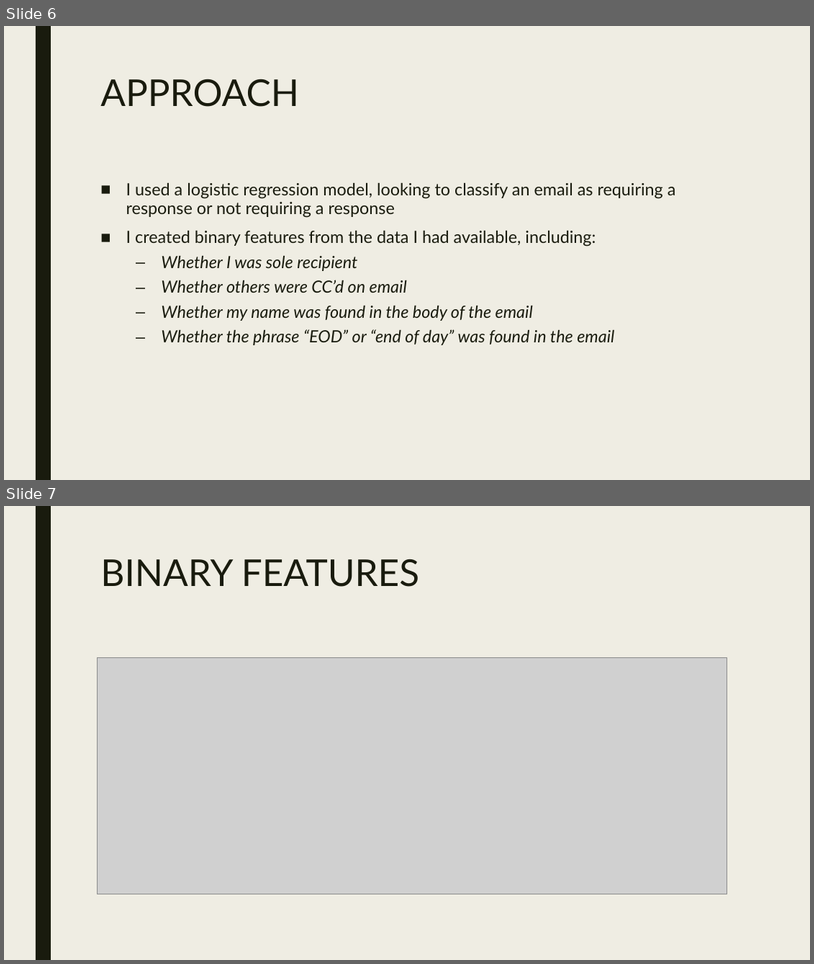
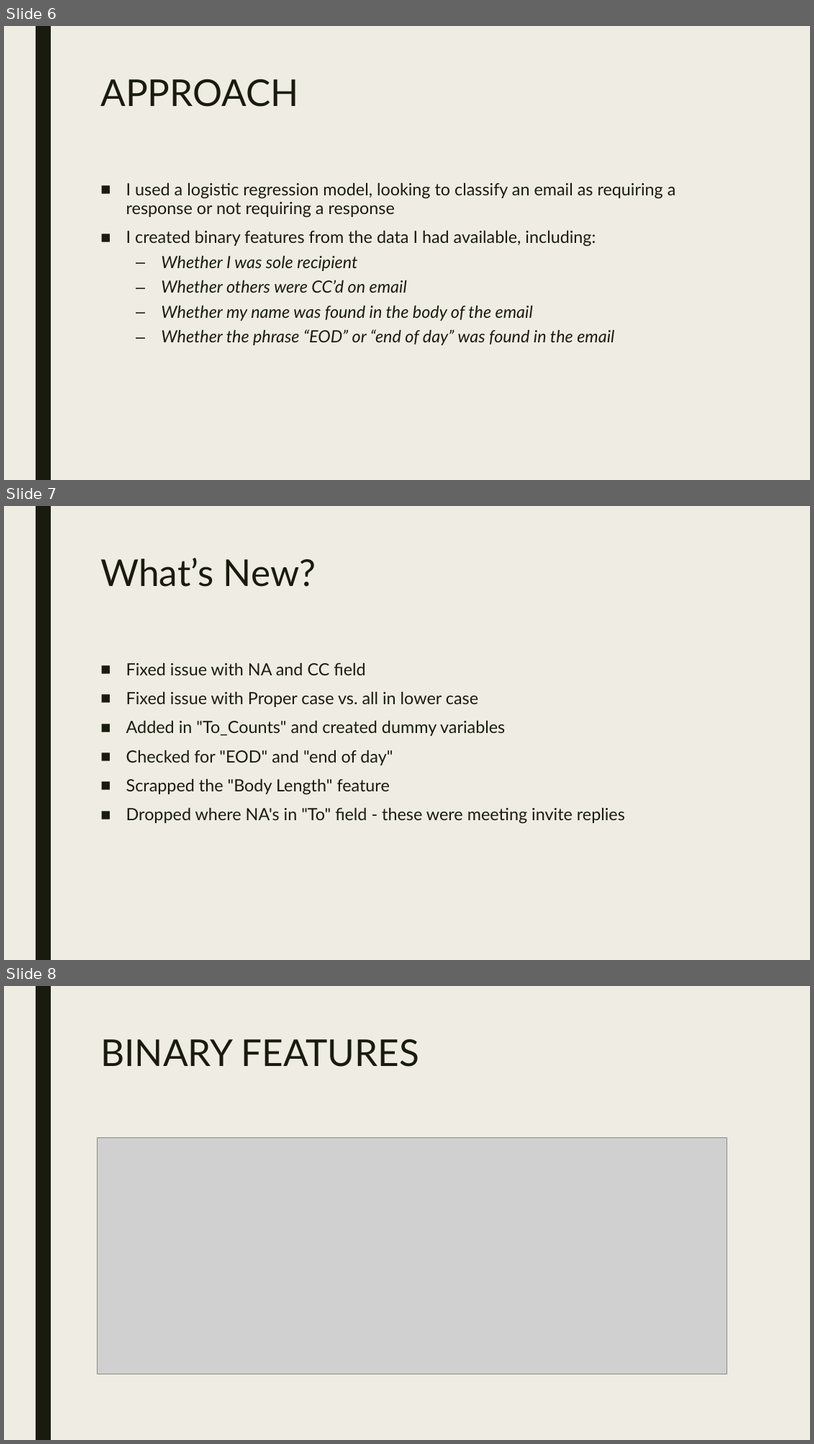
Before and after one commit to ChadIman/DS-SF-30, a slide deck: Chad_Iman-Final_Project2.pptx. Shown one above the other, each under a label of ours: slides 6 and 7 before the commit, slides 6, 7 and 8 after it. The pictures are 814x964 and 814x1444 pixels, drawn with LibreOffice and Linux fonts; fonts in the diff are those of the drawing; grey boxes stand for pictures. Boxes give left, top, right and bottom in pixels: in the first picture for what was removed or moved away, otherwise in the second. Text is boxed around its words. In the diff, an @@ line names an element or a change of style, - is before the commit and + after.

Commit message:
update

```diff
--- a/Chad_Iman-Final_Project2.pptx
+++ b/Chad_Iman-Final_Project2.pptx
@@ slide 7 added at bbox=[4, 506, 810, 960], background #EFEDE3; not listed: 1 template element that a slide beside it also shows @@
@@ title added at bbox=[100, 558, 316, 587], 44 pt, text #191B0E @@
+What’s New?
@@ text added at bbox=[126, 662, 625, 824], 20 pt, text #191B0E @@
+■ Fixed issue with NA and CC field
+■ Fixed issue with Proper case vs. all in lower case
+■ Added in "To_Counts" and created dummy variables
+■ Checked for "EOD" and "end of day"
+■ Scrapped the "Body Length" feature
+■ Dropped where NA's in "To" field - these were meeting invite replies
@@ what was slide 7 is now slide 8 @@
```
